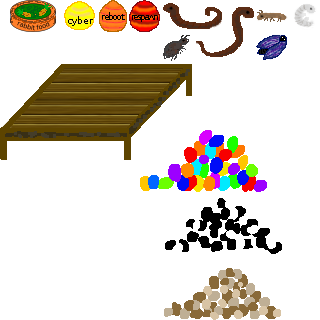
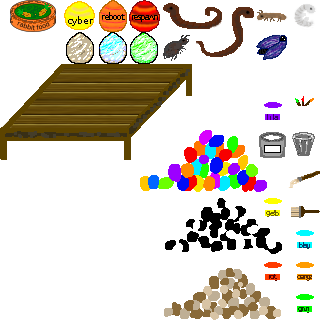
Before/after of a 320x320 layered artwork. What changed in the layer stack:
added layer "ei hellgruen" above "ei hellblau" over bbox(130, 32, 158, 64)
added layer "ei hellblau" above "ei fleckig" over bbox(99, 32, 127, 64)
added layer "ei fleckig" above "respawn" over bbox(66, 32, 94, 64)
added layer "becher-pinsel" above "pinsel 2" over bbox(295, 96, 314, 106)
added layer "pinsel 2" above "farbe lila" over bbox(291, 206, 320, 218)
added layer "farbe lila" above "farbe gelb" over bbox(264, 102, 282, 120)
added layer "farbe gelb" above "farbe orange" over bbox(264, 198, 282, 217)
added layer "farbe orange" above "farbe gruen" over bbox(296, 262, 314, 281)
added layer "farbe gruen" above "farbe rot" over bbox(296, 294, 314, 313)
added layer "farbe rot" above "farbe blau" over bbox(264, 262, 282, 281)
added layer "farbe blau" above "farbeimer" over bbox(296, 230, 314, 249)
added layer "farbeimer" above "pinsel 1" over bbox(259, 132, 286, 158)
added layer "pinsel 1" above "becher" over bbox(288, 171, 320, 188)
added layer "becher" above "eier braun" over bbox(292, 132, 315, 156)
renamed "eier 2" to "eier sw", painted on it over bbox(255, 198, 282, 225)
